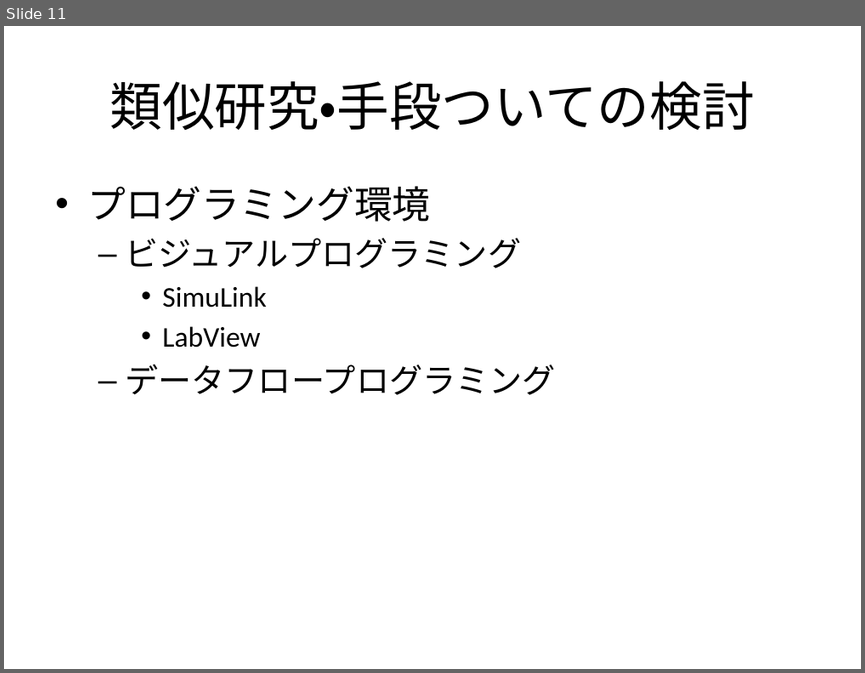
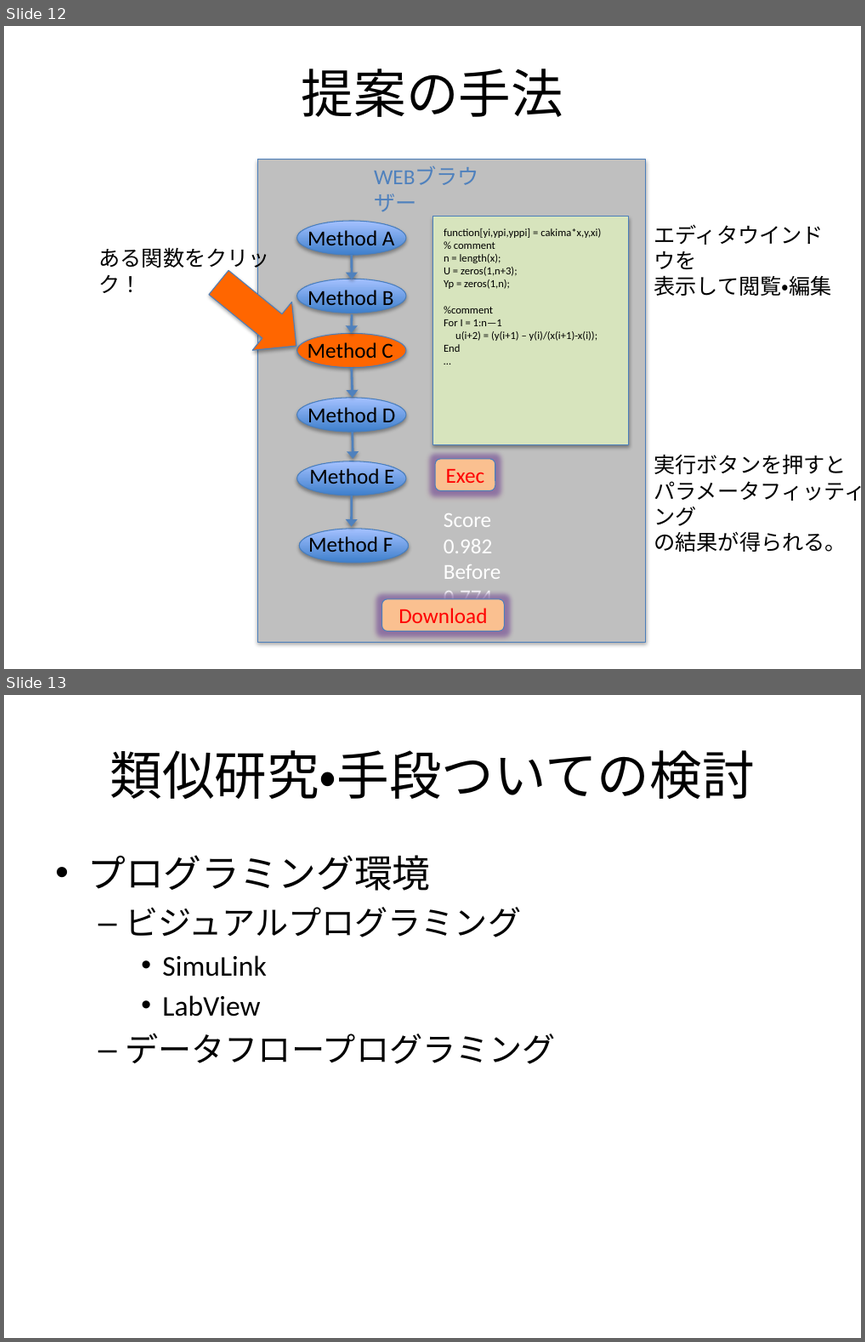
Before and after one commit to f-akazawa/akaz_uecdevelop, a slide deck: doc/中間発表資料.pptx. Shown one above the other, each under a label of ours: slide 11 before the commit, slides 12 and 13 after it. The pictures are 865x673 and 865x1342 pixels, drawn with LibreOffice and Linux fonts; fonts in the diff are those of the drawing. Boxes give left, top, right and bottom in pixels: in the first picture for what was removed or moved away, otherwise in the second. Text is boxed around its words. In the diff, an @@ line names an element or a change of style, - is before the commit and + after.

Commit message:
先生のコメントを反映させた
問題点は現状の図で面倒くさそうだし
提案手法はポンチ絵でまず書いてみた

```diff
--- a/doc/中間発表資料.pptx
+++ b/doc/中間発表資料.pptx
@@ slide 12 added at bbox=[4, 26, 861, 669], background #FFFFFF @@
@@ title added at bbox=[302, 68, 563, 117], 44 pt, text #000000 @@
+提案の手法
@@ rectangle added at bbox=[257, 159, 646, 642], fill #BFBFBF, outline #4B7EBC 0.75 pt @@
@@ text added at bbox=[365, 159, 524, 194], 18 pt, text #4F81BD @@
+WEBブラウザー
@@ ellipse added at bbox=[297, 221, 406, 255], fill gradient #3F80CE to #A4C4FF, outline #4B7EBC 0.75 pt @@
@@ text added at bbox=[307, 228, 395, 251], 18 pt, text #000000 @@
+Method A
@@ rectangle added at bbox=[432, 216, 629, 445], fill #D7E4BD, outline #4B7EBC 0.75 pt @@
@@ text added at bbox=[443, 228, 601, 352], 9 pt, text #000000 @@
+function[yi,ypi,yppi] = cakima*x,y,xi)
+% comment
+n = length(x);
+U = zeros(1,n+3);
+Yp = zeros(1,n);
+%comment
+For I = 1:n—1
+u(i+2) = (y(i+1) – y(i)/(x(i+1)-x(i));
+End
+…
@@ text added at bbox=[653, 224, 831, 295], 18 pt, text #000000 @@
+エディタウインドウを
+表示して閲覧・編集
@@ text added at bbox=[99, 244, 271, 293], 18 pt, text #000000 @@
+ある関数をクリック！
@@ arrow added from (352, 255) to (352, 279), #4F81BD 2 pt @@
@@ right arrow added at bbox=[199, 258, 316, 370], fill #FF6600, outline #4B7EBC 0.75 pt @@
@@ ellipse added at bbox=[297, 278, 406, 313], fill gradient #3F80CE to #A4C4FF, outline #4B7EBC 0.75 pt @@
@@ text added at bbox=[307, 287, 394, 310], 18 pt, text #000000 @@
+Method B
@@ arrow added from (352, 314) to (351, 333), #4F81BD 2 pt @@
@@ ellipse added at bbox=[297, 334, 406, 368], fill #FF6600, outline #4B7EBC 0.75 pt @@
@@ text added at bbox=[307, 342, 392, 363], 18 pt, text #000000 @@
+Method C
@@ arrow added from (352, 367) to (352, 397), #4F81BD 2 pt @@
@@ ellipse added at bbox=[297, 397, 406, 431], fill gradient #3F80CE to #A4C4FF, outline #4B7EBC 0.75 pt @@
@@ text added at bbox=[307, 405, 395, 428], 18 pt, text #000000 @@
+Method D
@@ arrow added from (352, 431) to (352, 459), #4F81BD 2 pt @@
@@ rounded rectangle added at bbox=[435, 459, 495, 490], fill #FAC090, outline #4B7EBC 0.75 pt, 18 pt, text #FF0000 @@
+Exec
@@ text added at bbox=[653, 454, 861, 551], 18 pt, text #000000 @@
+実行ボタンを押すと
+パラメータフィッティング
+の結果が得られる。
@@ ellipse added at bbox=[297, 461, 406, 495], fill gradient #3F80CE to #A4C4FF, outline #4B7EBC 0.75 pt @@
@@ text added at bbox=[309, 466, 394, 483], 18 pt, text #000000 @@
+Method E
@@ arrow added from (352, 495) to (351, 527), #4F81BD 2 pt @@
@@ ellipse added at bbox=[299, 528, 408, 562], fill gradient #3F80CE to #A4C4FF, outline #4B7EBC 0.75 pt @@
@@ text added at bbox=[308, 534, 393, 557], 18 pt, text #000000 @@
+Method F
@@ text added at bbox=[443, 513, 500, 610], 18 pt, text #FFFFFF @@
+Score 0.982
+Before 0.774
@@ rounded rectangle added at bbox=[382, 599, 505, 631], fill #FAC090, outline #4B7EBC 0.75 pt, 18 pt, text #FF0000 @@
+Download
@@ what was slide 11 is now slide 13 @@
```
Also in this commit, not shown: 3 slides changed, 2 other slides added, 3 slides removed.
